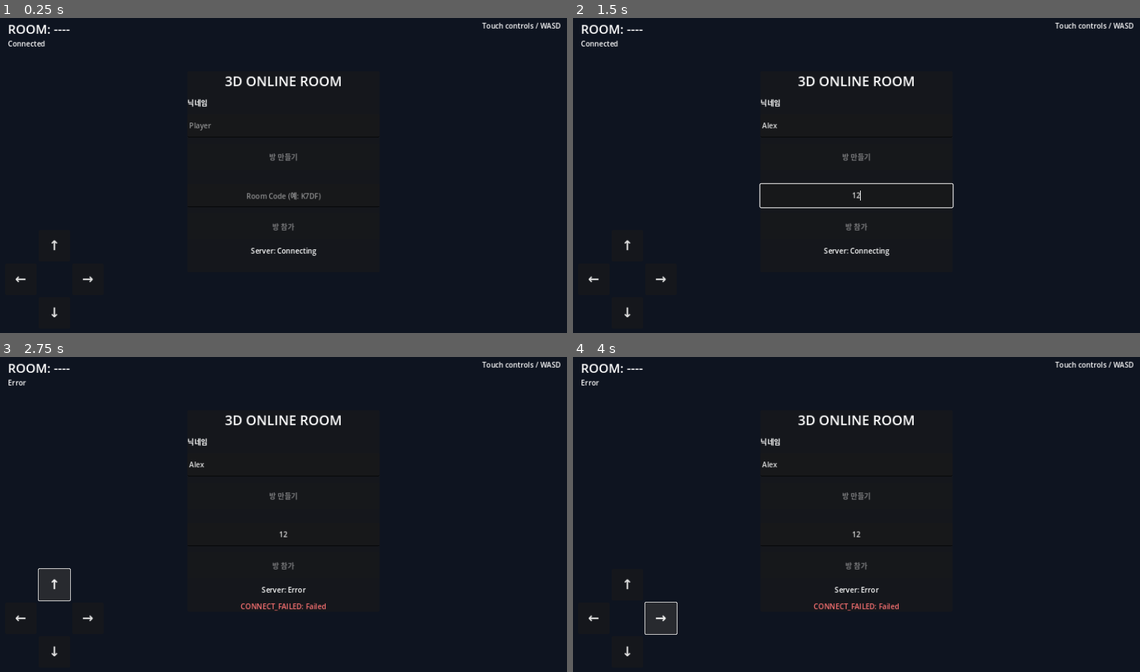
Above: before the commit, frames 1-4 (two rows, left to right).
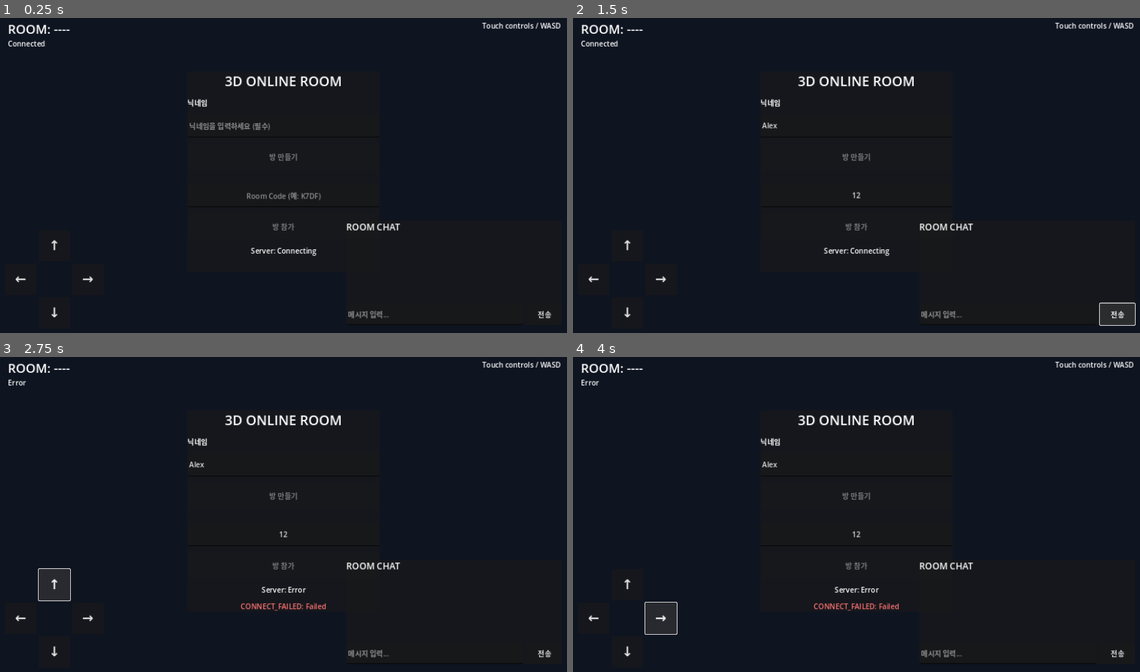
Above: after the commit, the same moments.

Repository: guenhae-kim/boardgame
Game: Godot game, scene res://scenes/Main.tscn
The game is run twice, just before and just after one commit, with the same random seed, the same clock (stepped at 60 frames per second) and the same inputs.
Inputs (mouse positions are in pixels of both pictures, inside the frame that each line leads up to):
- Up to frame 1 (0.25 s): no input
- Up to frame 2 (1.5 s): click (856, 125) at 0.52 s; type "Alex" at 0.6 s; click (856, 194) at 0.75 s; type "12" at 0.83 s; click (1117, 314) at 1.25 s, where only the run after the commit has a clickable "전송"
- Up to frame 3 (2.75 s): click "↑" at 2 s
- Up to frame 4 (4 s): click "←" at 2.75 s; click "→" at 3.5 s

The runs differ from the first frame. In frame 1, 0.5% of the frame differs, in the area x 33-98%, y 33-96%; in frame 2, 1.1%, in the area x 32-100%, y 52-98%; in frame 3, 0.3%; in frame 4, 0.3%.

Commit message:
Require nicknames and add room chat

Diff:
--- a/client/scenes/Game.tscn
+++ b/client/scenes/Game.tscn
@@ -108,3 +108,50 @@
 offset_bottom = 220.0
 theme_override_font_sizes/font_size = 30
 text = "↓"
+
+[node name="ChatPanel" type="PanelContainer" parent="HUD"]
+anchors_preset = 8
+anchor_left = 1.0
+anchor_top = 1.0
+anchor_right = 1.0
+anchor_bottom = 1.0
+offset_left = -500.0
+offset_top = -250.0
+offset_right = -18.0
+offset_bottom = -18.0
+grow_horizontal = 0
+grow_vertical = 0
+
+[node name="Content" type="VBoxContainer" parent="HUD/ChatPanel"]
+layout_mode = 2
+theme_override_constants/separation = 8
+
+[node name="Title" type="Label" parent="HUD/ChatPanel/Content"]
+layout_mode = 2
+theme_override_font_sizes/font_size = 20
+text = "ROOM CHAT"
+
+[node name="ChatLog" type="RichTextLabel" parent="HUD/ChatPanel/Content"]
+custom_minimum_size = Vector2(0, 140)
+layout_mode = 2
+size_flags_vertical = 3
+scroll_active = true
+scroll_following = true
+selection_enabled = true
+
+[node name="Composer" type="HBoxContainer" parent="HUD/ChatPanel/Content"]
+layout_mode = 2
+theme_override_constants/separation = 8
+
+[node name="ChatInput" type="LineEdit" parent="HUD/ChatPanel/Content/Composer"]
+custom_minimum_size = Vector2(0, 48)
+layout_mode = 2
+size_flags_horizontal = 3
+placeholder_text = "메시지 입력..."
+max_length = 200
+keep_editing_on_text_submit = true
+
+[node name="SendButton" type="Button" parent="HUD/ChatPanel/Content/Composer"]
+custom_minimum_size = Vector2(78, 48)
+layout_mode = 2
+text = "전송"
--- a/client/scenes/Lobby.tscn
+++ b/client/scenes/Lobby.tscn
@@ -49,7 +49,7 @@
 [node name="Nickname" type="LineEdit" parent="Center/Panel/Content"]
 custom_minimum_size = Vector2(0, 52)
 layout_mode = 2
-placeholder_text = "Player"
+placeholder_text = "닉네임을 입력하세요 (필수)"
 max_length = 20
 
 [node name="CreateButton" type="Button" parent="Center/Panel/Content"]
--- a/client/scripts/game/GameManager.gd
+++ b/client/scripts/game/GameManager.gd
@@ -7,6 +7,9 @@
 @onready var players_root: Node3D = $Players
 @onready var room_label: Label = $HUD/RoomLabel
 @onready var status_label: Label = $HUD/StatusLabel
+@onready var chat_log: RichTextLabel = $HUD/ChatPanel/Content/ChatLog
+@onready var chat_input: LineEdit = $HUD/ChatPanel/Content/Composer/ChatInput
+@onready var chat_send_button: Button = $HUD/ChatPanel/Content/Composer/SendButton
 
 var room_code := ""
 var local_player_id := ""
@@ -17,12 +20,17 @@
 var _touch_down := false
 var _touch_left := false
 var _touch_right := false
+var _chat_lines: Array[String] = []
 
 func _ready() -> void:
 	NetworkClient.player_joined.connect(_on_player_joined)
 	NetworkClient.player_left.connect(_on_player_left)
 	NetworkClient.player_state.connect(_on_player_state)
+	NetworkClient.chat_message.connect(_on_chat_message)
+	NetworkClient.server_error.connect(_on_server_error)
 	NetworkClient.connection_status_changed.connect(_on_connection_status_changed)
+	chat_send_button.pressed.connect(_send_chat)
+	chat_input.text_submitted.connect(func(_value: String) -> void: _send_chat())
 	$HUD/Controls/Up.button_down.connect(func() -> void: _touch_up = true)
 	$HUD/Controls/Up.button_up.connect(func() -> void: _touch_up = false)
 	$HUD/Controls/Down.button_down.connect(func() -> void: _touch_down = true)
@@ -37,6 +45,8 @@
 	room_code = str(payload.get("room_code", ""))
 	local_player_id = str(payload.get("player_id", ""))
 	room_label.text = "ROOM: %s" % room_code
+	_chat_lines.clear()
+	_append_chat("ROOM %s에 입장했습니다." % room_code)
 	for player_data in payload.get("players", []):
 		_spawn_or_update_player(player_data as Dictionary, true)
 
@@ -58,6 +68,8 @@
 	NetworkClient.send_player_input(_movement_input(), _input_sequence)
 
 func _movement_input() -> Vector2:
+	if get_viewport().gui_get_focus_owner() is LineEdit:
+		return Vector2.ZERO
 	var keyboard := Vector2(
 		float(Input.is_key_pressed(KEY_D) or Input.is_key_pressed(KEY_RIGHT)) - float(Input.is_key_pressed(KEY_A) or Input.is_key_pressed(KEY_LEFT)),
 		float(Input.is_key_pressed(KEY_S) or Input.is_key_pressed(KEY_DOWN)) - float(Input.is_key_pressed(KEY_W) or Input.is_key_pressed(KEY_UP)),
@@ -82,12 +94,16 @@
 	player.setup(data, id == local_player_id)
 
 func _on_player_joined(payload: Dictionary) -> void:
-	_spawn_or_update_player(payload.get("player", {}) as Dictionary, true)
+	var player_data := payload.get("player", {}) as Dictionary
+	_spawn_or_update_player(player_data, true)
+	_append_chat("%s 님이 입장했습니다." % str(player_data.get("nickname", "Player")))
 
 func _on_player_left(player_id: String) -> void:
 	if not players.has(player_id):
 		return
-	(players[player_id] as NetworkPlayer).queue_free()
+	var player := players[player_id] as NetworkPlayer
+	_append_chat("%s 님이 퇴장했습니다." % player.name_label.text.replace(" (YOU)", ""))
+	player.queue_free()
 	players.erase(player_id)
 
 func _on_player_state(payload: Dictionary) -> void:
@@ -98,3 +114,28 @@
 
 func _on_connection_status_changed(status: String) -> void:
 	status_label.text = status
+
+func _send_chat() -> void:
+	var text := chat_input.text.strip_edges()
+	if text.is_empty():
+		return
+	NetworkClient.send_chat(text.left(200))
+	chat_input.clear()
+	chat_input.release_focus()
+
+func _on_chat_message(payload: Dictionary) -> void:
+	if str(payload.get("room_code", "")) != room_code:
+		return
+	_append_chat("%s: %s" % [str(payload.get("nickname", "Player")), str(payload.get("text", ""))])
+
+func _append_chat(line: String) -> void:
+	_chat_lines.append(line)
+	if _chat_lines.size() > 50:
+		_chat_lines.pop_front()
+	chat_log.text = "\n".join(_chat_lines)
+	await get_tree().process_frame
+	chat_log.scroll_to_line(maxi(chat_log.get_line_count() - 1, 0))
+
+func _on_server_error(code: String, message: String) -> void:
+	if visible and code.begins_with("CHAT_"):
+		_append_chat("전송 실패: %s" % message)
--- a/client/scripts/network/NetworkClient.gd
+++ b/client/scripts/network/NetworkClient.gd
@@ -6,6 +6,7 @@
 signal player_joined(payload: Dictionary)
 signal player_left(player_id: String)
 signal player_state(payload: Dictionary)
+signal chat_message(payload: Dictionary)
 signal server_error(code: String, message: String)
 
 var _socket := WebSocketPeer.new()
@@ -74,6 +75,9 @@
 		"sequence": sequence,
 	})
 
+func send_chat(text: String) -> void:
+	send_message(Protocol.CHAT_SEND, {"text": text})
+
 func send_message(type: String, payload: Dictionary = {}) -> void:
 	if _socket.get_ready_state() != WebSocketPeer.STATE_OPEN:
 		server_error.emit("NOT_CONNECTED", "Server is not connected")
@@ -101,6 +105,8 @@
 			player_left.emit(str(payload.get("player_id", "")))
 		Protocol.PLAYER_STATE:
 			player_state.emit(payload)
+		Protocol.CHAT_MESSAGE:
+			chat_message.emit(payload)
 		Protocol.PING:
 			send_message(Protocol.PONG, {"server_time": payload.get("server_time", 0)})
 		Protocol.PONG:
--- a/client/scripts/network/Protocol.gd
+++ b/client/scripts/network/Protocol.gd
@@ -12,6 +12,8 @@
 const PLAYER_LEFT := "PLAYER_LEFT"
 const PLAYER_INPUT := "PLAYER_INPUT"
 const PLAYER_STATE := "PLAYER_STATE"
+const CHAT_SEND := "CHAT_SEND"
+const CHAT_MESSAGE := "CHAT_MESSAGE"
 const ERROR := "ERROR"
 const PING := "PING"
 const PONG := "PONG"
--- a/client/scripts/ui/LobbyUI.gd
+++ b/client/scripts/ui/LobbyUI.gd
@@ -22,7 +22,12 @@
 
 func _on_create_pressed() -> void:
 	error_label.text = ""
-	NetworkClient.create_room(_nickname())
+	var nickname := _nickname()
+	if nickname.is_empty():
+		error_label.text = "닉네임을 입력해 주세요."
+		nickname_input.grab_focus()
+		return
+	NetworkClient.create_room(nickname)
 
 func _on_join_pressed() -> void:
 	error_label.text = ""
@@ -30,11 +35,16 @@
 	if code.length() != 4:
 		error_label.text = "Room Code는 4글자입니다."
 		return
-	NetworkClient.join_room(code, _nickname())
+	var nickname := _nickname()
+	if nickname.is_empty():
+		error_label.text = "닉네임을 입력해 주세요."
+		nickname_input.grab_focus()
+		return
+	NetworkClient.join_room(code, nickname)
 
 func _nickname() -> String:
 	var value := nickname_input.text.strip_edges()
-	return value.left(20) if not value.is_empty() else "Player"
+	return value.left(20)
 
 func _on_connection_status_changed(status: String) -> void:
 	status_label.text = "Server: %s" % status
Not shown, changed: README.md
Not shown, changed: client/build/web/index.html
Not shown, changed: client/build/web/index.pck
Not shown, changed: server/src/protocol.js
Not shown, changed: server/src/server.js
Not shown, changed: server/test/integration.test.js
